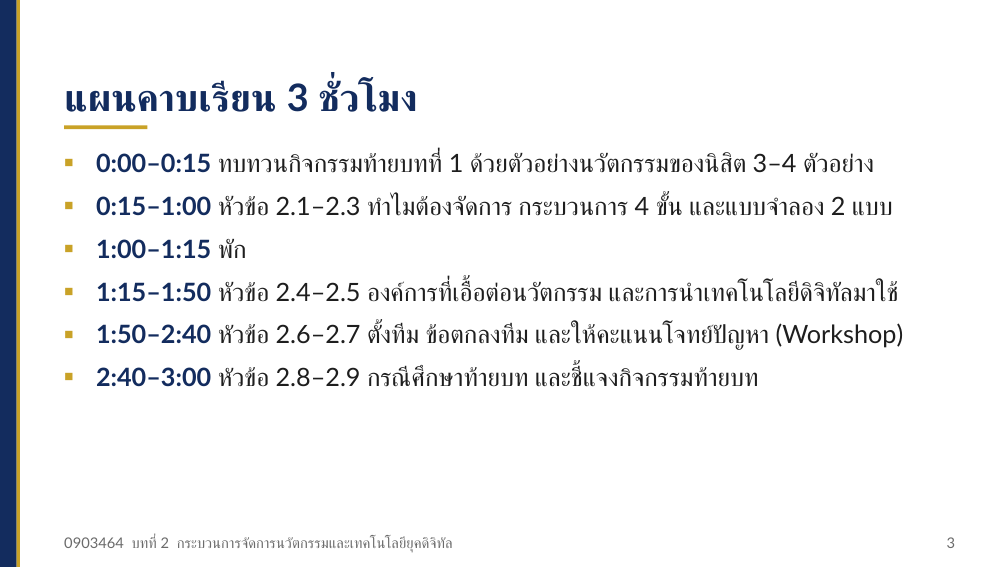
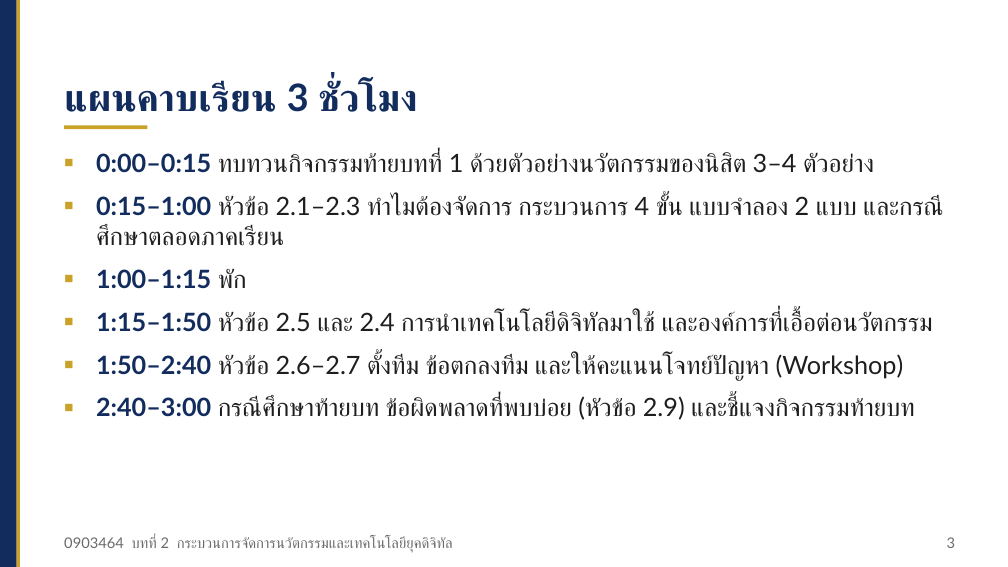
Before and after one commit to Aj-Warawut/academic-web-teaching, a slide deck: slide 3 of ci/files/ci_0903464_บทที่02_สไลด์.pptx. Drawn at 1008x567 pixels with LibreOffice and Linux fonts; fonts in the diff are those of the drawing. Boxes give left, top, right and bottom in pixels: in the first picture for what was removed or moved away, otherwise in the second. Text is boxed around its words. In the diff, an @@ line names an element or a change of style, - is before the commit and + after.

```diff
--- a/ci/files/ci_0903464_บทที่02_สไลด์.pptx
+++ b/ci/files/ci_0903464_บทที่02_สไลด์.pptx
@@ text at (96, 196, 941, 246): text changed @@
-■ 0:15–1:00 หัวข้อ 2.1–2.3 ทำไมต้องจัดการ กระบวนการ 4 ขั้น และแบบจำลอง 2 แบบ
+■ 0:15–1:00 หัวข้อ 2.1–2.3 ทำไมต้องจัดการ กระบวนการ 4 ขั้น แบบจำลอง 2 แบบ และกรณีศึกษาตลอดภาคเรียน
@@ text at (96, 312, 933, 332): text changed @@
-■ 1:15–1:50 หัวข้อ 2.4–2.5 องค์การที่เอื้อต่อนวัตกรรม และการนำเทคโนโลยีดิจิทัลมาใช้
+■ 1:15–1:50 หัวข้อ 2.5 และ 2.4 การนำเทคโนโลยีดิจิทัลมาใช้ และองค์การที่เอื้อต่อนวัตกรรม
@@ text at (96, 397, 915, 420): text changed @@
-■ 2:40–3:00 หัวข้อ 2.8–2.9 กรณีศึกษาท้ายบท และชี้แจงกิจกรรมท้ายบท
+■ 2:40–3:00 กรณีศึกษาท้ายบท ข้อผิดพลาดที่พบบ่อย (หัวข้อ 2.9) และชี้แจงกิจกรรมท้ายบท
```
Also in this commit, not shown: 23 other slides changed, 1 slide added, 25 other files.
